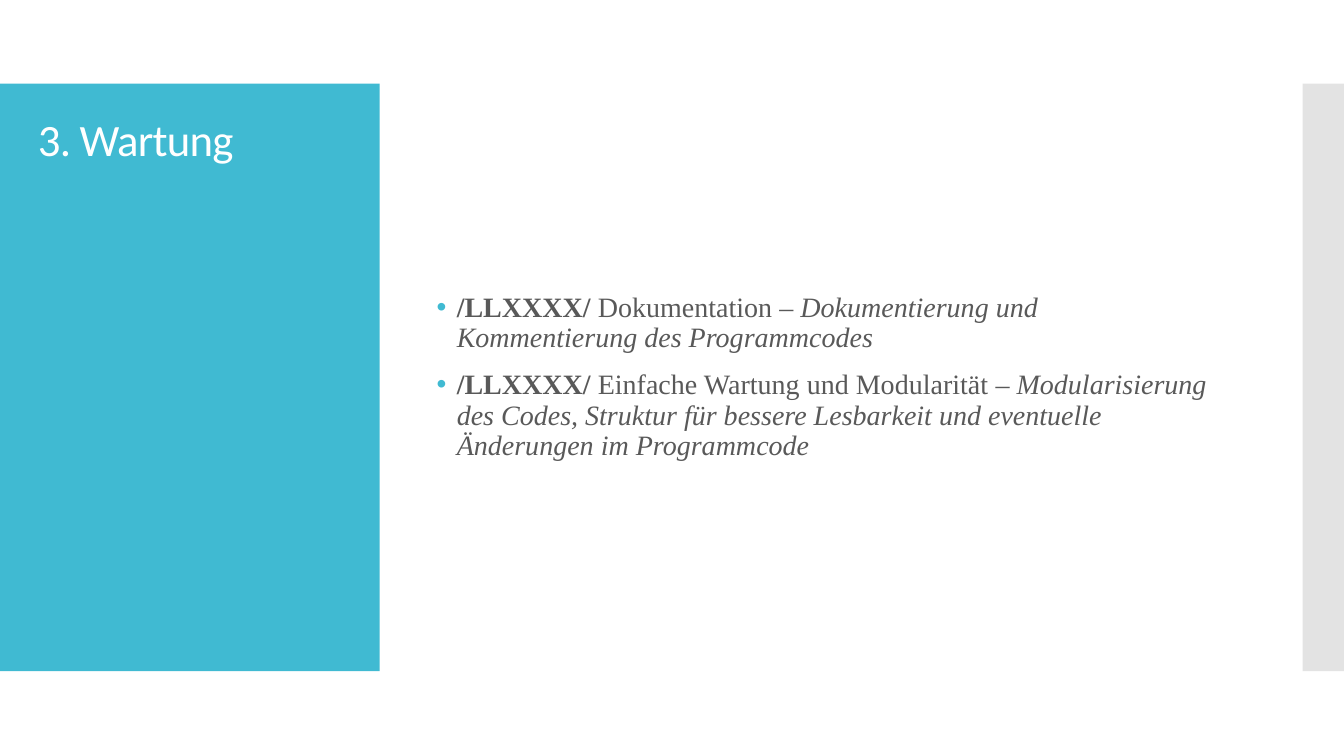
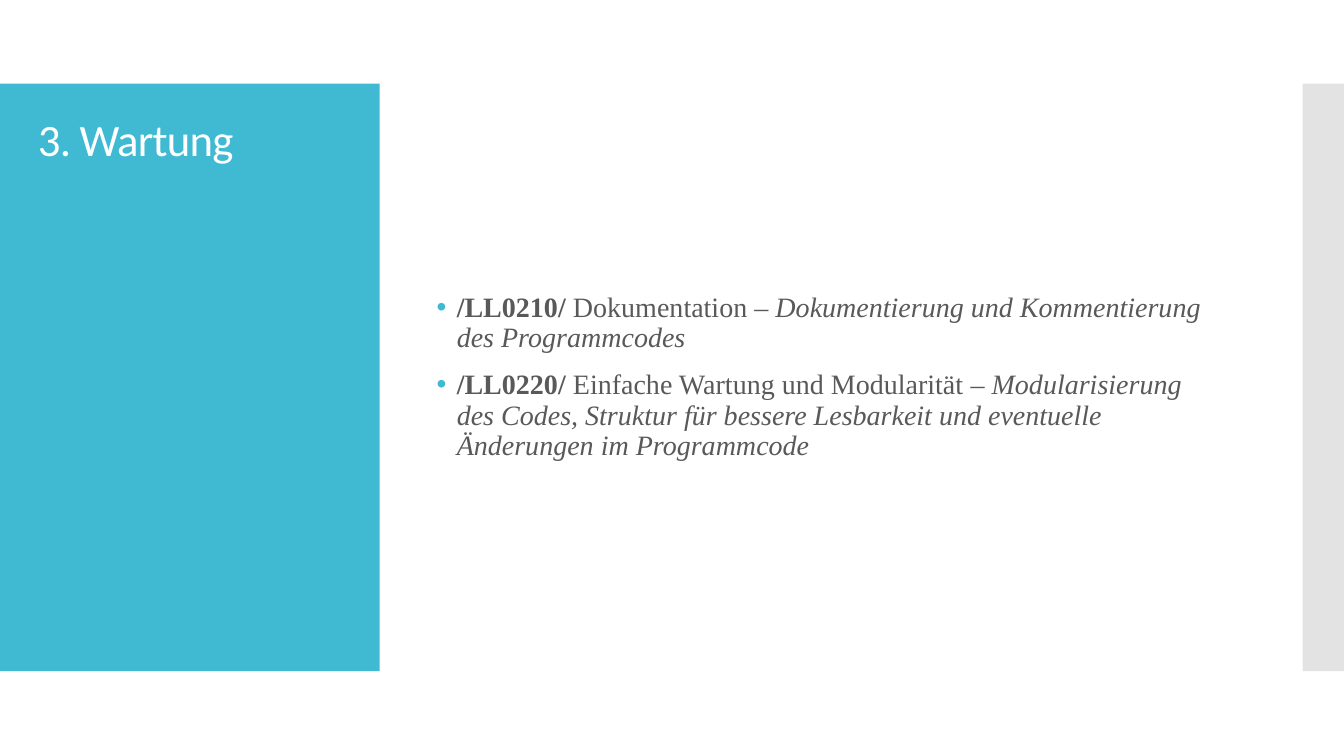
Before and after one commit to ch-schlecht/cz17a, a slide deck: slide 22 of Vortrag/Review_Lastenheft_Folien.pptx (slide 23 before the commit). Drawn at 1344x756 pixels with LibreOffice and Linux fonts; fonts in the diff are those of the drawing. Boxes give left, top, right and bottom in pixels: in the first picture for what was removed or moved away, otherwise in the second. Text is boxed around its words. In the diff, an @@ line names an element or a change of style, - is before the commit and + after.

```diff
--- a/Vortrag/Review_Lastenheft_Folien.pptx
+++ b/Vortrag/Review_Lastenheft_Folien.pptx
@@ text at [457, 297, 1201, 460]: text changed @@
-• /LLXXXX/ Dokumentation – Dokumentierung und Kommentierung des Programmcodes
-• /LLXXXX/ Einfache Wartung und Modularität – Modularisierung des Codes, Struktur für bessere Lesbarkeit und eventuelle Änderungen im Programmcode
+• /LL0210/ Dokumentation – Dokumentierung und Kommentierung des Programmcodes
+• /LL0220/ Einfache Wartung und Modularität – Modularisierung des Codes, Struktur für bessere Lesbarkeit und eventuelle Änderungen im Programmcode
```
Also in this commit, not shown: 19 other slides changed, 1 slide added, 1 slide removed.
